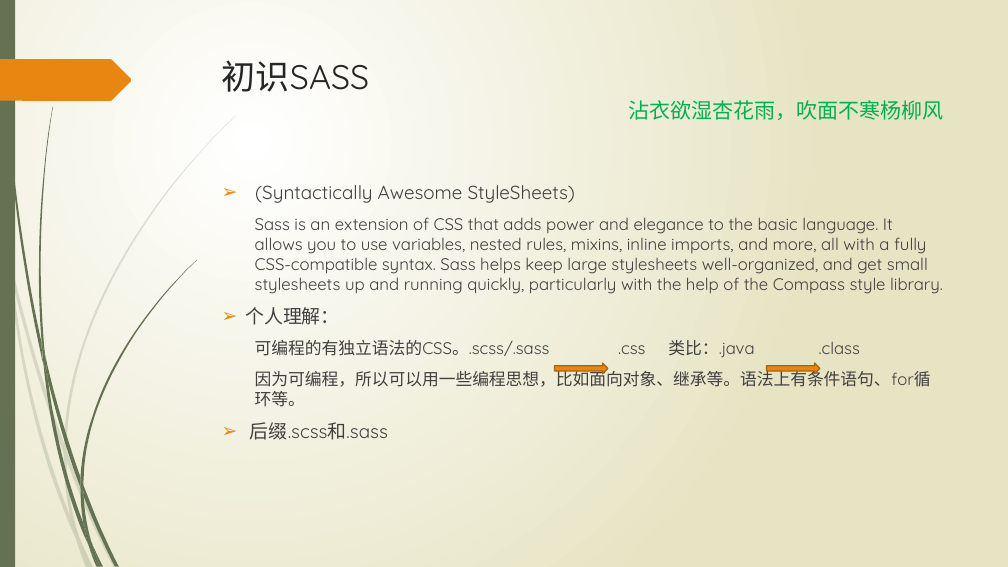
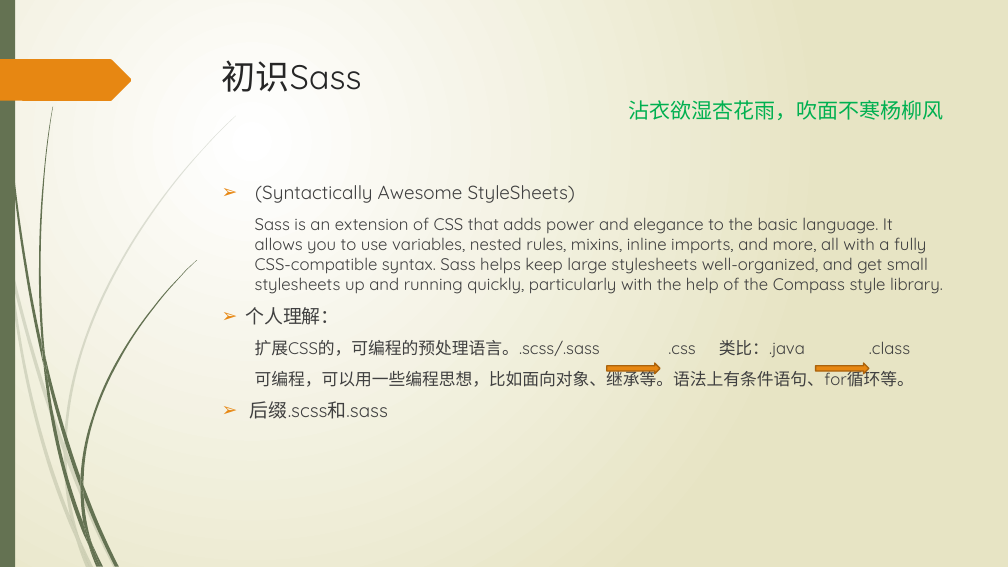
Before and after one commit to wangweihui/sassdemo, a slide deck: slide 4 of SASS愈行愈远.pptx. Drawn at 1008x567 pixels with LibreOffice and Linux fonts; fonts in the diff are those of the drawing. Boxes give left, top, right and bottom in pixels: in the first picture for what was removed or moved away, otherwise in the second. Text is boxed around its words. In the diff, an @@ line names an element or a change of style, - is before the commit and + after.

```diff
--- a/SASS愈行愈远.pptx
+++ b/SASS愈行愈远.pptx
@@ title at bbox=[222, 60, 362, 92]: text changed @@
-初识SASS
+初识Sass
@@ text at bbox=[255, 340, 914, 387]: text changed @@
-  可编程的有独立语法的CSS。.scss/.sass .css 类比：.java .class
-  因为可编程，所以可以用一些编程思想，比如面向对象、继承等。语法上有条件语句、for循环等。
+  扩展CSS的，可编程的预处理语言。.scss/.sass .css 类比：.java .class
+  可编程，可以用一些编程思想，比如面向对象、继承等。语法上有条件语句、for循环等。
@@ right arrow: place and size @@
-right arrow at bbox=[555, 363, 608, 374]
+right arrow at bbox=[607, 363, 660, 374]
@@ right arrow: place and size @@
-right arrow at bbox=[767, 363, 820, 374]
+right arrow at bbox=[816, 363, 869, 374]
```
Also in this commit, not shown: 5 other slides changed, 1 slide added.
